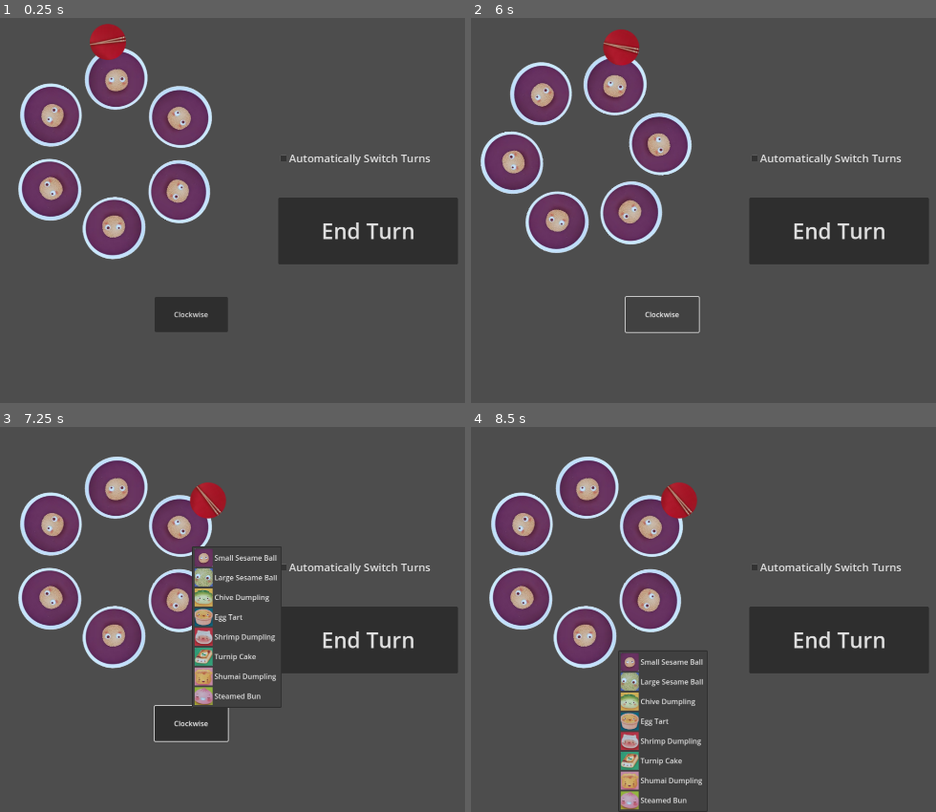
Above: before the commit, frames 1-4 (two rows, left to right).
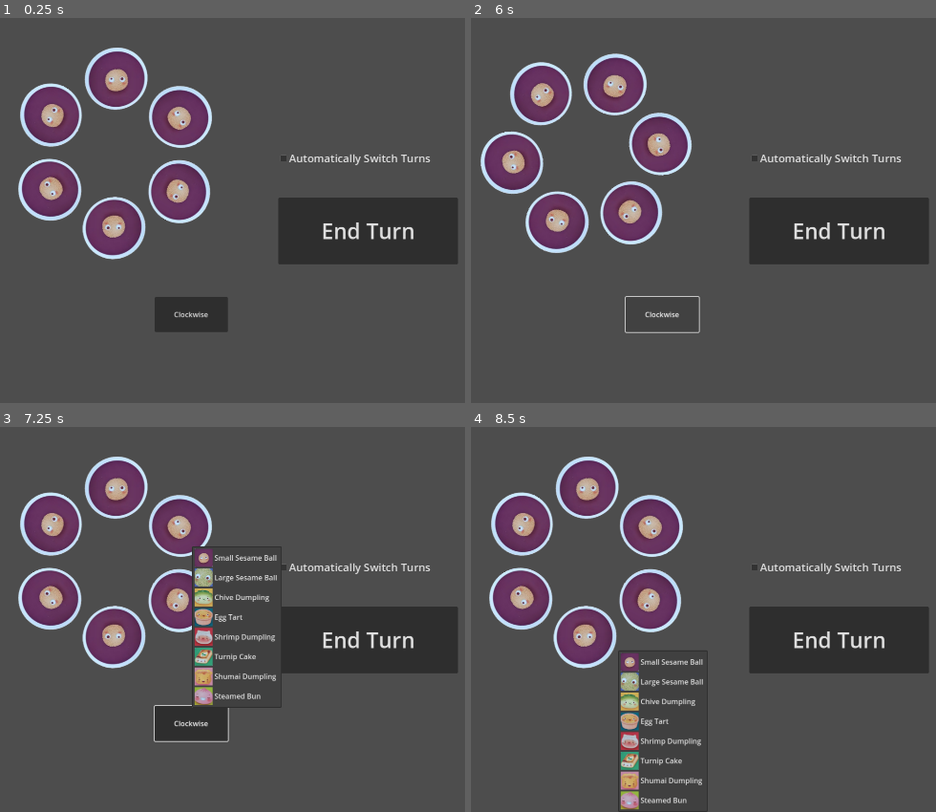
Above: after the commit, the same moments.

Repository: BrandonChang1/CPSC481AIsushidimsum
Game: Godot game, scene res://main.tscn
Same seed, same stepped clock (60 frames per second), same inputs: the game is played once before the commit and once after it.
Inputs (mouse positions are in pixels of both pictures, inside the frame that each line leads up to):
- Up to frame 1 (0.25 s): no input
- Up to frame 2 (6 s): click (587, 79) at 0.5 s; click (652, 118) at 1.25 s; click (652, 191) at 2 s; click (587, 229) at 2.75 s; click (522, 191) at 3.5 s; click (522, 114) at 4.25 s; click "End Turn" at 5 s; click "Clockwise" at 5.75 s
- Up to frame 3 (7.25 s): click (181, 527) at 6.5 s
- Up to frame 4 (8.5 s): click (652, 600) at 7.25 s; click (587, 638) at 8 s

The runs differ from the first frame. In frame 1, 0.6% of the frame differs, in the area x 19-28%, y 1-11%; in frame 2, 0.6%, in the area x 28-37%, y 2-13%; in frame 3, 0.6%; in frame 4, 0.6%.
Error before the commit: Invalid access to property or key '[3, 2, 1, 0, 1, 2]' on a base object of type 'Array'. (res://main.tscn::GDScript_pa3jy:103)

Commit message:
fixed distances problem

Diff:
--- a/chopstick.gd
+++ b/chopstick.gd
@@ -1,6 +1,6 @@
 extends RichTextLabel
 
-
+var chopsticks_image = preload("res://images/chopsticks.png")
 # Called when the node enters the scene tree for the first time.
 func _ready() -> void:
 	pass # Replace with function body.
--- a/main.tscn
+++ b/main.tscn
@@ -23,10 +23,8 @@
 var rotations_start = [0, 2*PI/6, 2*PI/6 * 2, 2*PI/6 * 3, 2*PI/6 * 4, 2*PI/6 * 5] # need to use radians. if degrees, floating point bullshit occurs
 var rotation_degrees_remaining:int = 0
 # should add more logic to this. 0th element is distance from each bowl to player1, etc. if only 2 player, other player always has 3 - current
-var distances = [[3, 2, 1, 0, 1, 2], [0, 1, 2, 3, 2, 1]]
+var distances = [[3, 2, 1, 0, 1, 2], [0, 1, 2, 3, 2, 1]] # seeded with the starting distances. need as many elements as there are players.
 var chopsticks_count = [0, 0, 0, 0, 0, 0]
-var chopsticks_image = preload(\"res://images/chopsticks.png\")
-var all_ready = false
 
 enum {
 	small_sesame,
@@ -49,15 +47,15 @@
 }
 
 const num_players = 2
-var curr_turn = 0
+var current_player = 0
 var player_foods: Array[Array] = []
 
-var autoturn = false
+var autoturn:bool = false
 
 # Called when the node enters the scene tree for the first time.
 func _ready() -> void:
 	var chop_test = get_node(\"Chopstick0\")
-	chop_test.add_image(chopsticks_image)
+	# chop_test.add_image(chopsticks_image)
 
 	for n in num_players:
 		player_foods.append([0,0,0,0,0,0,0,0]) # watch out, this is a shallow copy. see the abandoned mahjong for more on this.
@@ -78,7 +76,7 @@
 		rotation_degrees_remaining -= 2
 
 func _on_menu_button_food_taken(bowl: int, taken: int, revealed: int) -> void:
-	player_foods[curr_turn][taken] += 1
+	player_foods[current_player][taken] += 1
 	# make new function that does the following: increment the appropriate item, updates the counter. counter needs to be in lockstep with the array variable. and also calculate poitn value.
 	print_status()
 
@@ -89,10 +87,10 @@
 	print(player_foods)
 
 func inc_turn() -> void:
-	curr_turn += 1
-	if curr_turn == num_players:
-		curr_turn = 0
-	print(\"now turn for player \", (curr_turn + 1))
+	current_player += 1
+	if current_player == num_players:
+		current_player = 0
+	print(\"now turn for player \", (current_player + 1))
 
 
 func _on_button_pressed(arg1:String) -> void:
@@ -109,8 +107,9 @@
 		var temp:int
 
 		rotation_degrees_remaining += 60 * distance
-
-		for n in distances:
+		distances[current_player].find(0)
+
+		for n in num_players:	# somehow have to do num_players and not distances. too many iterations when use distances.
 			if distance < 0:
 				temp = distances[n].pop_back()
 				distances[n].push_front(temp)
@@ -118,7 +117,7 @@
 				temp = distances[n].pop_front()
 				distances[n].push_back(temp)
 
-		print(distances)
+		print(\"Distances: \", distances)
 
 func add_chopstick(index:int) -> void:
 	chopsticks_count[index] += 1
